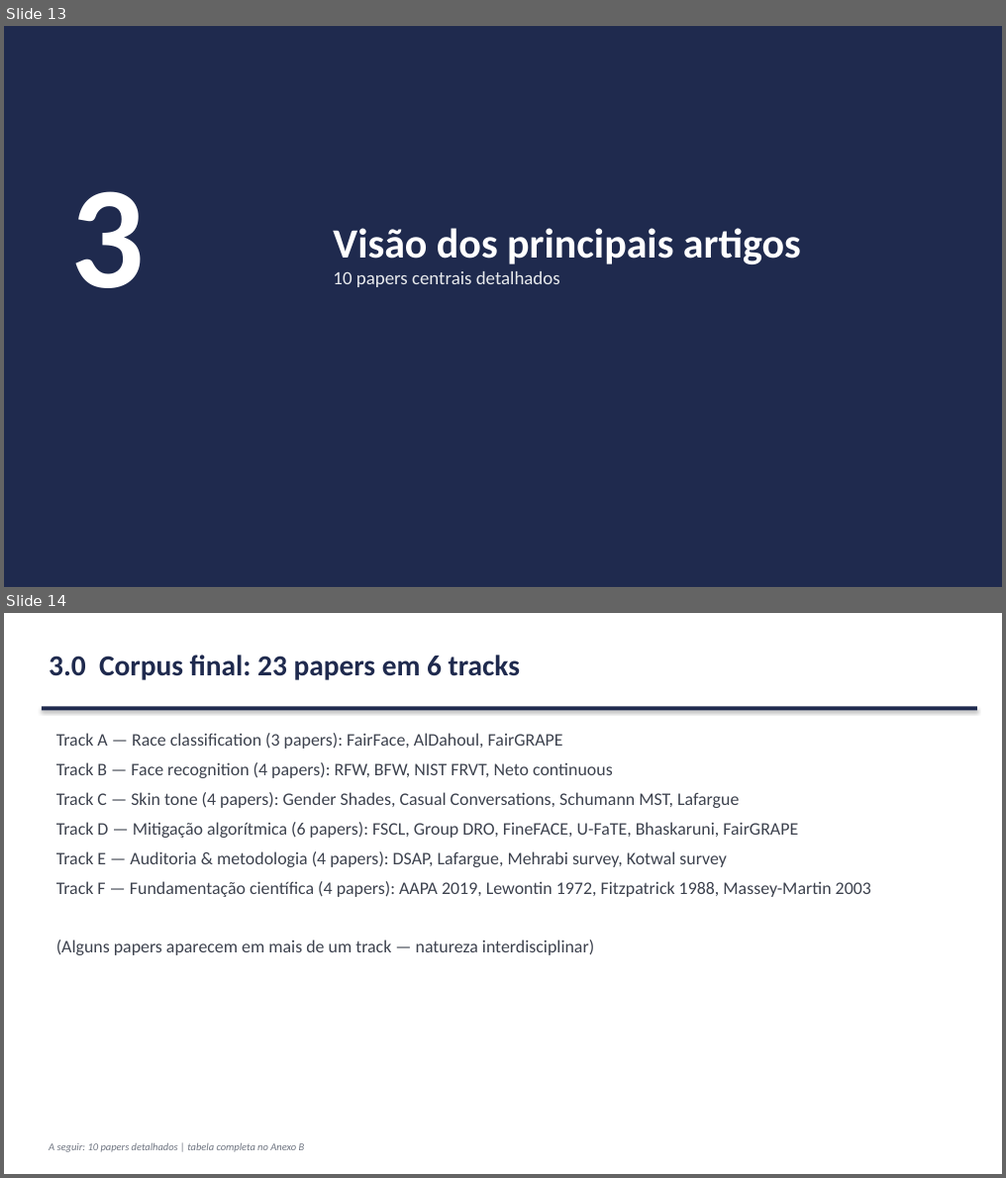
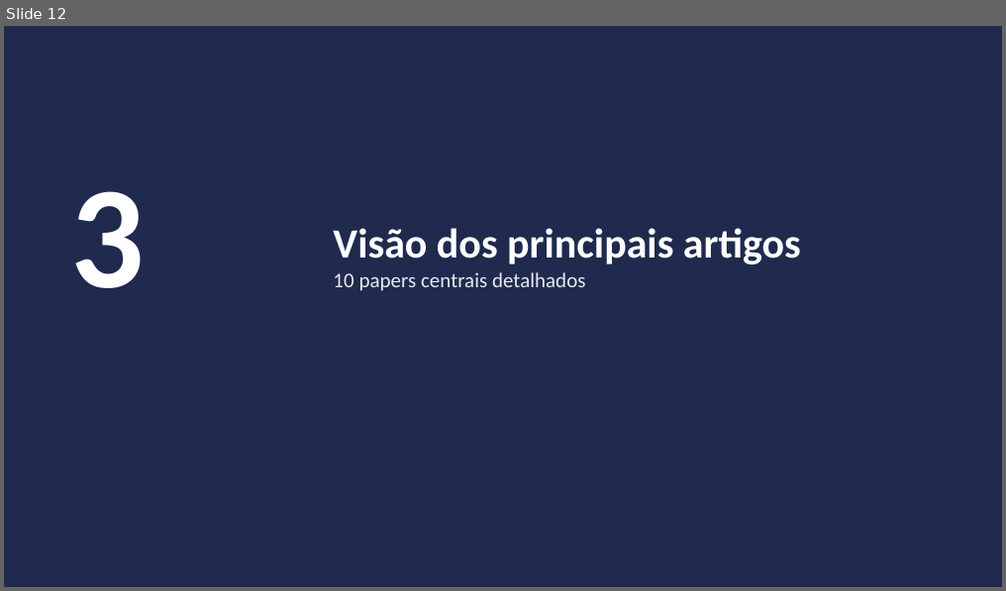
Before and after one commit to marcellozzetti/Facial-Recognition-Models-Mitigating-Bias, a slide deck: docs/ativo/material_reuniao_orientador_2026-06.pptx. Shown one above the other, each under a label of ours: slides 13 and 14 before the commit, slide 12 after it. The pictures are 1006x1178 and 1006x591 pixels, drawn with LibreOffice and Linux fonts; fonts in the diff are those of the drawing. Boxes give left, top, right and bottom in pixels: in the first picture for what was removed or moved away, otherwise in the second. Text is boxed around its words. In the diff, an @@ line names an element or a change of style, - is before the commit and + after.

```diff
--- a/docs/ativo/material_reuniao_orientador_2026-06.pptx
+++ b/docs/ativo/material_reuniao_orientador_2026-06.pptx
@@ slide 14 removed at [4, 613, 1002, 1174], background #FFFFFF @@
@@ text removed at [49, 655, 520, 680] @@
-3.0 Corpus final: 23 papers em 6 tracks
@@ rectangle removed at [42, 707, 977, 710] @@
@@ text removed at [56, 733, 871, 956] @@
-Track A — Race classification (3 papers): FairFace, AlDahoul, FairGRAPE
-Track B — Face recognition (4 papers): RFW, BFW, NIST FRVT, Neto continuous
-Track C — Skin tone (4 papers): Gender Shades, Casual Conversations, Schumann MST, Lafargue
-Track D — Mitigação algorítmica (6 papers): FSCL, Group DRO, FineFACE, U-FaTE, Bhaskaruni, FairGRAPE
-Track E — Auditoria & metodologia (4 papers): DSAP, Lafargue, Mehrabi survey, Kotwal survey
-Track F — Fundamentação científica (4 papers): AAPA 2019, Lewontin 1972, Fitzpatrick 1988, Massey-Martin 2003
-(Alguns papers aparecem em mais de um track — natureza interdisciplinar)
@@ text removed at [49, 1144, 305, 1153] @@
-A seguir: 10 papers detalhados | tabela completa no Anexo B
@@ what was slide 13 is now slide 12 @@
@@ slide 12 changed as well @@
@@ text at [333, 273, 586, 291]: size 18 to 20 pt in "10 papers centrais detalhados" @@
```
Also in this commit, not shown: 31 other slides changed, 2 slides added, 9 other slides removed, 1 other file.
